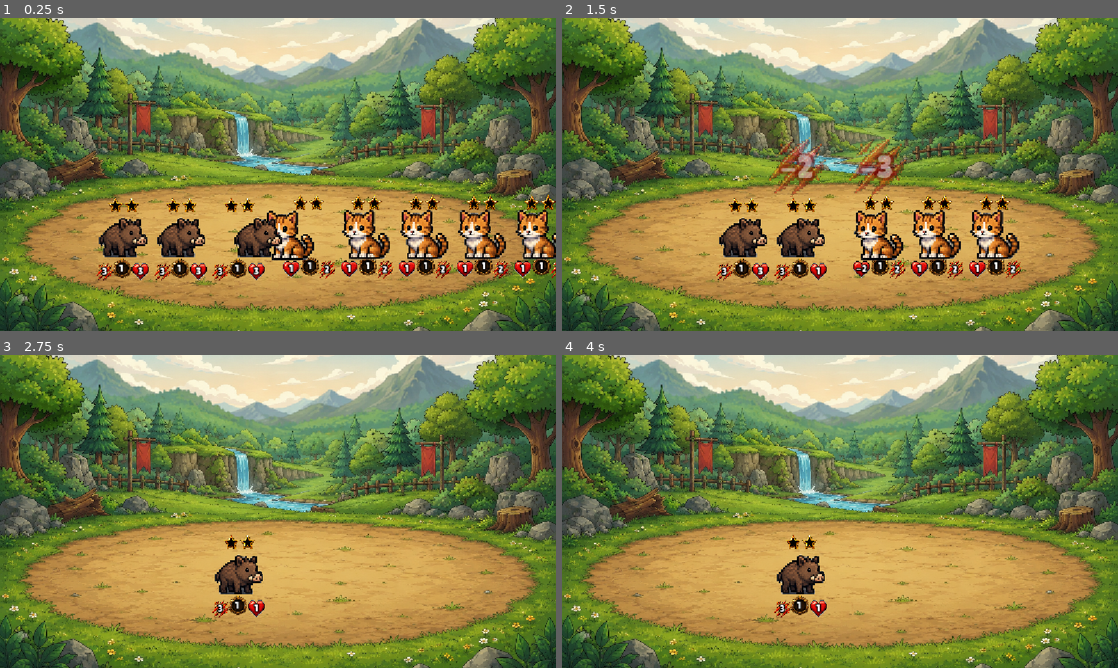
Above: before the commit, frames 1-4 (two rows, left to right).
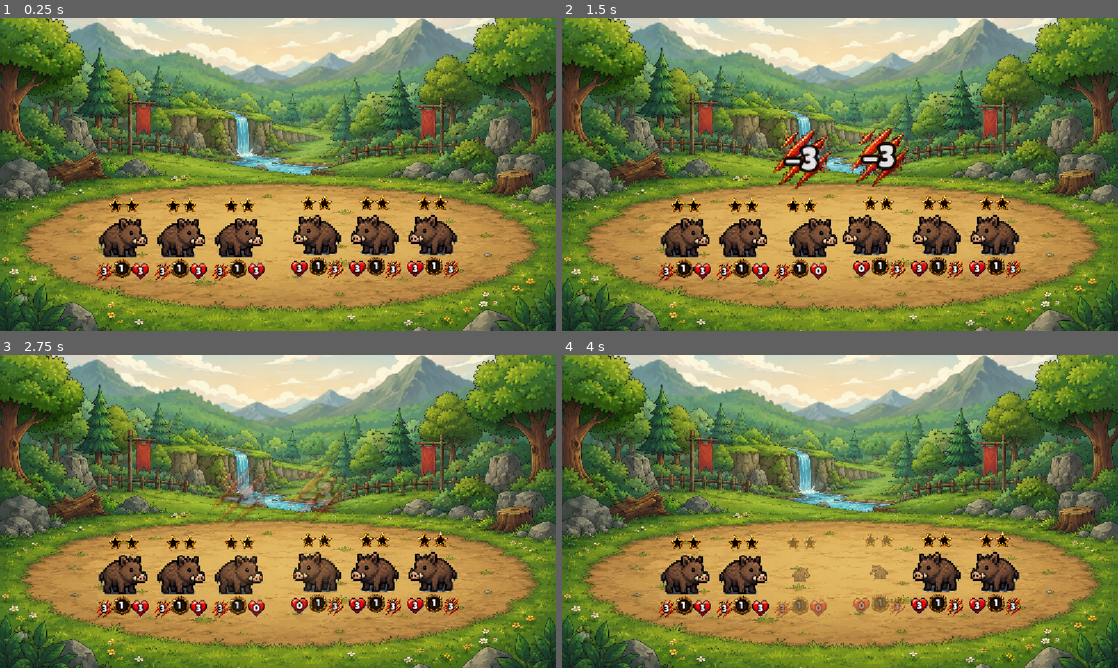
Above: after the commit, the same moments.

Repository: Frayzen/Petic
Game: Godot game, scene res://scene/fight.tscn
The game is run twice, just before and just after one commit, with the same random seed, the same clock (stepped at 60 frames per second) and the same inputs. This scene is started directly instead of the project's main scene.
Inputs (mouse positions are in pixels of both pictures, inside the frame that each line leads up to):
- Up to frame 1 (0.25 s): no input
- Up to frame 2 (1.5 s): move the mouse to (962, 158) at 0.52 s; click (962, 158) at 0.67 s; drag from (728, 190) to (812, 237) at 1.27 s
- Up to frame 3 (2.75 s): move the mouse to (333, 442) at 2.02 s; click (333, 442) at 2.17 s
- Up to frame 4 (4 s): drag from (812, 574) to (673, 464) at 2.77 s; move the mouse to (1006, 558) at 3.52 s; click (1006, 558) at 3.67 s

The runs differ from the first frame. In frame 1, 9.6% of the frame differs, in the area x 38-100%, y 56-84%; in frame 2, 8.2%; in frame 3, 8.1%; in frame 4, 7.0%.

Commit message:
feat: semi working moving forward

Diff:
--- /dev/null
+++ b/scene/damage_indicator.tscn
@@ -0,0 +1,39 @@
+[gd_scene format=3 uid="uid://dxy4oaw2plmjw"]
+
+[ext_resource type="Texture2D" uid="uid://b3jeepxdvmg7x" path="res://ui/icons/attack.png" id="1_5mweu"]
+[ext_resource type="Script" uid="uid://dxb1lknp50o76" path="res://scripts/damage_indicator.gd" id="1_qvlew"]
+[ext_resource type="LabelSettings" uid="uid://b7s73no7jxd8n" path="res://settings/label_damage.tres" id="2_qvlew"]
+
+[node name="DamageIndicator" type="Control" unique_id=166632238 node_paths=PackedStringArray("texture", "label")]
+layout_mode = 3
+anchors_preset = 0
+script = ExtResource("1_qvlew")
+texture = NodePath("Icon")
+label = NodePath("Icon/Label")
+
+[node name="Icon" type="TextureRect" parent="." unique_id=774553846]
+layout_mode = 1
+anchors_preset = 8
+anchor_left = 0.5
+anchor_top = 0.5
+anchor_right = 0.5
+anchor_bottom = 0.5
+offset_left = -61.5
+offset_top = -62.0
+offset_right = 61.5
+offset_bottom = 62.0
+grow_horizontal = 2
+grow_vertical = 2
+texture = ExtResource("1_5mweu")
+
+[node name="Label" type="Label" parent="Icon" unique_id=2016034062]
+layout_mode = 1
+anchors_preset = 15
+anchor_right = 1.0
+anchor_bottom = 1.0
+grow_horizontal = 2
+grow_vertical = 2
+text = "-5"
+label_settings = ExtResource("2_qvlew")
+horizontal_alignment = 1
+vertical_alignment = 1
--- a/scene/fight.tscn
+++ b/scene/fight.tscn
@@ -1,11 +1,12 @@
 [gd_scene format=3 uid="uid://do8wuxlbe70kt"]
 
-[ext_resource type="Script" uid="uid://40rc7x07evlw" path="res://scripts/fighting_manager.gd" id="1_1hhop"]
+[ext_resource type="Script" uid="uid://by1svcvc8ufgk" path="res://scripts/fighting_manager.gd" id="1_1hhop"]
 [ext_resource type="Texture2D" uid="uid://oyrhq6k11oes" path="res://ui/fighting_bg.png" id="1_fj7g7"]
 [ext_resource type="Texture2D" uid="uid://b3jeepxdvmg7x" path="res://ui/icons/attack.png" id="4_hp4i3"]
+[ext_resource type="Script" uid="uid://w8irmuo3s0u6" path="res://scripts/fighting_team_manager.gd" id="4_xs0qa"]
 [ext_resource type="LabelSettings" uid="uid://b7s73no7jxd8n" path="res://settings/label_damage.tres" id="5_xs0qa"]
 
-[node name="Fight" type="Control" unique_id=1799241028 node_paths=PackedStringArray("hostTeam", "otherTeam", "otherDamage", "otherDamageLabel", "hostDamage", "hostDamageLabel")]
+[node name="Fight" type="Control" unique_id=1799241028 node_paths=PackedStringArray("hostTeam", "otherTeam")]
 layout_mode = 3
 anchors_preset = 15
 anchor_right = 1.0
@@ -16,10 +17,6 @@
 script = ExtResource("1_1hhop")
 hostTeam = NodePath("HostTeam")
 otherTeam = NodePath("OtherTeam")
-otherDamage = NodePath("DamageOther")
-otherDamageLabel = NodePath("DamageOther/Label")
-hostDamage = NodePath("DamageHost")
-hostDamageLabel = NodePath("DamageHost/Label")
 
 [node name="TextureRect" type="TextureRect" parent="." unique_id=683411764]
 layout_mode = 1
@@ -32,7 +29,7 @@
 expand_mode = 4
 stretch_mode = 5
 
-[node name="OtherTeam" type="HBoxContainer" parent="." unique_id=62669626]
+[node name="OtherTeam" type="HBoxContainer" parent="." unique_id=62669626 node_paths=PackedStringArray("opponentTeam")]
 custom_minimum_size = Vector2(0, 100)
 custom_maximum_size = Vector2(-1, 100)
 layout_mode = 1
@@ -48,8 +45,10 @@
 grow_vertical = 2
 layout_direction = 2
 theme_override_constants/separation = 20
+script = ExtResource("4_xs0qa")
+opponentTeam = NodePath("../HostTeam")
 
-[node name="HostTeam" type="HBoxContainer" parent="." unique_id=713308173]
+[node name="HostTeam" type="HBoxContainer" parent="." unique_id=713308173 node_paths=PackedStringArray("opponentTeam")]
 custom_minimum_size = Vector2(0, 100)
 custom_maximum_size = Vector2(-1, 100)
 layout_mode = 1
@@ -63,6 +62,9 @@
 offset_bottom = 200.0
 layout_direction = 3
 theme_override_constants/separation = 20
+script = ExtResource("4_xs0qa")
+isHost = true
+opponentTeam = NodePath("../OtherTeam")
 
 [node name="DamageHost" type="TextureRect" parent="." unique_id=509779006]
 modulate = Color(1, 1, 1, 0)
@@ -91,31 +93,3 @@
 label_settings = ExtResource("5_xs0qa")
 horizontal_alignment = 1
 vertical_alignment = 1
-
-[node name="DamageOther" type="TextureRect" parent="." unique_id=231107456]
-modulate = Color(1, 1, 1, 0)
-layout_mode = 1
-anchors_preset = 8
-anchor_left = 0.5
-anchor_top = 0.5
-anchor_right = 0.5
-anchor_bottom = 0.5
-offset_left = 15.0
-offset_top = -77.0
-offset_right = 138.0
-offset_bottom = 47.0
-grow_horizontal = 2
-grow_vertical = 2
-texture = ExtResource("4_hp4i3")
-
-[node name="Label" type="Label" parent="DamageOther" unique_id=2067380626]
-layout_mode = 1
-anchors_preset = 15
-anchor_right = 1.0
-anchor_bottom = 1.0
-grow_horizontal = 2
-grow_vertical = 2
-text = "-5"
-label_settings = ExtResource("5_xs0qa")
-horizontal_alignment = 1
-vertical_alignment = 1
--- a/scene/fighting_animal.tscn
+++ b/scene/fighting_animal.tscn
@@ -1,10 +1,9 @@
 [gd_scene format=3 uid="uid://svvolxfw8rqd"]
 
-[ext_resource type="Script" uid="uid://dwmvssvea0ckn" path="res://scripts/fighting_animal.gd" id="1_3h84c"]
+[ext_resource type="Script" uid="uid://b0elf4fk022cn" path="res://scripts/fighting_animal.gd" id="1_3h84c"]
 [ext_resource type="PackedScene" uid="uid://kd7kb7e0c561" path="res://scene/render_animal.tscn" id="1_f140u"]
 
-[node name="FightingAnimal" type="Control" unique_id=1925862657 node_paths=PackedStringArray("render")]
-custom_minimum_size = Vector2(100, 100)
+[node name="FightingAnimal" type="Control" unique_id=1925862657 node_paths=PackedStringArray("render", "damageSpawner")]
 custom_maximum_size = Vector2(100, 100)
 layout_mode = 3
 anchors_preset = 15
@@ -20,6 +19,7 @@
 size_flags_vertical = 4
 script = ExtResource("1_3h84c")
 render = NodePath("AnimalRender")
+damageSpawner = NodePath("DamageSpawner")
 
 [node name="AnimalRender" parent="." unique_id=1631498872 instance=ExtResource("1_f140u")]
 layout_mode = 1
@@ -28,3 +28,17 @@
 anchor_top = 0.0
 anchor_right = 1.0
 anchor_bottom = 1.0
+offset_right = 0.0
+offset_bottom = 0.0
+
+[node name="DamageSpawner" type="Control" parent="." unique_id=380620358]
+layout_mode = 1
+anchors_preset = 8
+anchor_left = 0.5
+anchor_top = 0.5
+anchor_right = 0.5
+anchor_bottom = 0.5
+offset_top = -162.0
+offset_bottom = -162.0
+grow_horizontal = 2
+grow_vertical = 2
--- a/scene/render_animal.tscn
+++ b/scene/render_animal.tscn
@@ -22,6 +22,30 @@
 "transitions": PackedFloat32Array(1),
 "update": 0,
 "values": [Vector2(0, 0)]
+}
+tracks/1/type = "value"
+tracks/1/imported = false
+tracks/1/enabled = true
+tracks/1/path = NodePath(".:scale")
+tracks/1/interp = 1
+tracks/1/loop_wrap = true
+tracks/1/keys = {
+"times": PackedFloat32Array(0),
+"transitions": PackedFloat32Array(1),
+"update": 0,
+"values": [Vector2(1, 1)]
+}
+tracks/2/type = "value"
+tracks/2/imported = false
+tracks/2/enabled = true
+tracks/2/path = NodePath("../..:modulate")
+tracks/2/interp = 1
+tracks/2/loop_wrap = true
+tracks/2/keys = {
+"times": PackedFloat32Array(0),
+"transitions": PackedFloat32Array(1),
+"update": 0,
+"values": [Color(1, 1, 1, 1)]
 }
 
 [sub_resource type="Animation" id="Animation_mysmt"]
@@ -54,10 +78,39 @@
 }]
 }
 
+[sub_resource type="Animation" id="Animation_udcka"]
+resource_name = "death"
+length = 0.5
+tracks/0/type = "value"
+tracks/0/imported = false
+tracks/0/enabled = true
+tracks/0/path = NodePath(".:scale")
+tracks/0/interp = 1
+tracks/0/loop_wrap = true
+tracks/0/keys = {
+"times": PackedFloat32Array(0, 0.2, 0.5),
+"transitions": PackedFloat32Array(2.2191386, 0.34151018, 3.605001),
+"update": 0,
+"values": [Vector2(1, 1), Vector2(1.1, 1.1), Vector2(0, 0)]
+}
+tracks/1/type = "value"
+tracks/1/imported = false
+tracks/1/enabled = true
+tracks/1/path = NodePath("../..:modulate")
+tracks/1/interp = 1
+tracks/1/loop_wrap = true
+tracks/1/keys = {
+"times": PackedFloat32Array(0, 0.5),
+"transitions": PackedFloat32Array(1, 1),
+"update": 0,
+"values": [Color(1, 1, 1, 1), Color(1, 1, 1, 0)]
+}
+
 [sub_resource type="AnimationLibrary" id="AnimationLibrary_cjc7v"]
 _data = {
 &"RESET": SubResource("Animation_cjc7v"),
-&"attack": SubResource("Animation_mysmt")
+&"attack": SubResource("Animation_mysmt"),
+&"death": SubResource("Animation_udcka")
 }
 
 [node name="AnimalRender" type="Control" unique_id=624756530 node_paths=PackedStringArray("animator", "animalSprite", "healthLabel", "attackLabel", "levelLabel", "selectedTexture", "attackTexture", "healthTexture", "levelTexture", "stars", "orientation")]
@@ -69,6 +122,8 @@
 anchor_top = 0.5
 anchor_right = 0.5
 anchor_bottom = 0.5
+offset_right = 100.0
+offset_bottom = 100.0
 grow_horizontal = 2
 grow_vertical = 2
 size_flags_horizontal = 4
--- /dev/null
+++ b/scripts/async_util.gd
@@ -0,0 +1,27 @@
+class_name AsyncUtils
+extends RefCounted
+
+# Helper class to track multiple signals
+class _SignalWaiter:
+    var _remaining: int
+    signal all_completed
+
+    func _init(signals: Array):
+        _remaining = signals.size()
+        if _remaining == 0:
+            all_completed.emit()
+            return
+
+        for sig in signals:
+            sig.connect(_on_signal_emitted, CONNECT_ONE_SHOT)
+
+    func _on_signal_emitted():
+        _remaining -= 1
+        if _remaining == 0:
+            all_completed.emit()
+
+static func await_all(signals: Array) -> void:
+    if signals.is_empty():
+        return
+    var waiter = _SignalWaiter.new(signals)
+    await waiter.all_completed
--- /dev/null
+++ b/scripts/damage_indicator.gd
@@ -0,0 +1,18 @@
+class_name DamageIndicator
+extends Control
+
+@export var texture : TextureRect
+@export var label : Label
+
+var damageAmount : int
+
+# Called when the node enters the scene tree for the first time.
+func _ready() -> void:
+    label.text = "-" + str(damageAmount)
+
+    var tween = create_tween()
+    texture.modulate.a = 1
+    var invAnimSpeed = (1 / FightingManager.animationSpeed)
+    var delay = 0.4 * invAnimSpeed
+    tween.tween_property(texture, "modulate:a", 0.0, delay)
+    tween.tween_callback(queue_free).set_delay(delay)
--- a/scripts/fighting_animal.gd
+++ b/scripts/fighting_animal.gd
@@ -2,28 +2,58 @@
 extends Control
 
 @export var render : AnimalRender
+@export var damageSpawner : Control
 
 var data : AnimalData
+var attackTarget : FightingAnimal
+var teamManager: FightingTeamManager
 
-func setData(animalData : AnimalData, isHost : bool):
-    data = animalData
-    if not isHost:
-        render.orientation.scale.x = 1
-    render.setData(data)
+var damageIndicator = preload("res://scene/damage_indicator.tscn")
 
-func attack():
-    render.animator.play("attack")
+signal endOfAttack
 
-func damaged(opponent : FightingAnimal):
-    print("OPPONENT " + opponent.data.name +" DEALS " + str(opponent.data.attack))
-    print("BEF HEALTH " + str(data.health))
-    data.health -= opponent.data.attack
-    print("NEW HEALTH " + str(data.health))
-    render.update()
+func _ready() -> void:
+	render.damage_dealt.connect(attackComplete)
 
+func setup(team: FightingTeamManager, animalData : AnimalData, isHost : bool):
+	teamManager = team
+	data = animalData
+	if not isHost:
+		render.orientation.scale.x = 1
+	render.setData(data)
 
-func endOfAnimationEvent():
-    return render.animator.animation_finished
+func attack(target : FightingAnimal):
+	attackTarget = target
+	render.animator.queue("attack")
+	await render.animator.animation_finished
+	await checkDeath()
+	endOfAttack.emit()
+
+func damaged(amount : int):
+	var damageIndicatorInstance : DamageIndicator = damageIndicator.instantiate()
+	damageIndicatorInstance.damageAmount = amount
+	damageSpawner.add_child(damageIndicatorInstance)
+	data.health -= amount
+	render.modulate = Color.from_rgba8(255, 100, 100, 255)
+	await get_tree().create_timer(0.1 * FightingManager.animationSpeed).timeout
+	render.modulate = Color.from_rgba8(255, 255, 255, 255)
+	render.update()
+
+func checkDeath():
+	if data.health <= 0:
+		render.animator.queue("death")
+		await render.animator.animation_finished
+		modulate.a = 0
+		await die()
 
 func die():
-    print("DEAD")
+	await teamManager.remove(self)
+	var invAnimSpeed = (1 / FightingManager.animationSpeed)
+	var delay = 0.4 * invAnimSpeed
+	var tween = create_tween()
+	tween.tween_property(self, "custom_maximum_size:x", 0.0, delay)
+	await tween.finished
+	queue_free()
+
+func attackComplete():
+	attackTarget.damaged(data.attack)
--- a/scripts/fighting_manager.gd
+++ b/scripts/fighting_manager.gd
@@ -1,101 +1,32 @@
+class_name FightingManager
 extends Control
 
-const animationSpeed : float = 1
+const animationSpeed : float = 0.2
 
-@export var hostTeam : HBoxContainer
-@export var otherTeam : HBoxContainer
+static var instance: FightingManager
 
-@export var otherDamage : TextureRect
-@export var otherDamageLabel : Label
-@export var hostDamage : TextureRect
-@export var hostDamageLabel : Label
+@export var hostTeam : FightingTeamManager
+@export var otherTeam : FightingTeamManager
 
-var fightAnimal = preload("res://scene/fighting_animal.tscn")
+func getAllAnimals() -> Array[FightingAnimal]:
+	return hostTeam.animals + otherTeam.animals
 
-var hostFightAnimals : Array[FightingAnimal] = []
-var otherFightAnimals : Array[FightingAnimal] = []
-
-# Called when the node enters the scene tree for the first time.
 func _ready() -> void:
-	var hostAnimalDatas : Array[AnimalData] = []
-	var otherAnimalDatas : Array[AnimalData] = []
-
-	for i in range(3):
-		var boar : AnimalData = load("res://animals/boar.tres").duplicate()
-		boar.health = boar.baseHealth
-		boar.attack = boar.baseAttack
-		hostAnimalDatas.append(boar)
-	hostAnimalDatas.append(null)
-	hostAnimalDatas.append(null)
-	for i in range(5):
-		var cat : AnimalData = load("res://animals/cat.tres").duplicate()
-		cat.health = cat.baseHealth
-		cat.attack = cat.baseAttack
-		otherAnimalDatas.append(cat)
-
-	for animalData in hostAnimalDatas:
-		summon(animalData, true)
-	for animalData in otherAnimalDatas:
-		summon(animalData, false)
-
-	# prepare fight
-	for animal in hostFightAnimals:
-		animal.render.damage_dealt.connect(_showDamages)
-
-	setAnimationSpeed()
+	instance = self
+	for animal in getAllAnimals():
+		animal.render.animator.speed_scale = animationSpeed
 	fight()
 
 
-func summon(animalData : AnimalData, isHostTeam : bool):
-	if animalData == null:
-		return
-
-	var fightingAnimal : FightingAnimal = fightAnimal.instantiate()
-	fightingAnimal.setData(animalData, isHostTeam)
-	if isHostTeam:
-		hostFightAnimals.append(fightingAnimal)
-		hostTeam.add_child(fightingAnimal)
-	else:
-		otherFightAnimals.append(fightingAnimal)
-		otherTeam.add_child(fightingAnimal)
-
-func _showDamages():
-
-	hostFightAnimals[0].damaged(otherFightAnimals[0])
-	otherFightAnimals[0].damaged(hostFightAnimals[0])
-
-	var tween = create_tween()
-	otherDamageLabel.text = "-" + str(hostFightAnimals[0].data.attack)
-	hostDamageLabel.text = "-" + str(otherFightAnimals[0].data.attack)
-
-	hostDamage.modulate.a = 1
-	otherDamage.modulate.a = 1
-	var invAnimSpeed = (1 / animationSpeed)
-	tween.tween_property(hostDamage, "modulate:a", 0.0, 0.4 * invAnimSpeed)
-	tween.parallel().tween_property(otherDamage, "modulate:a", 0.0, 0.4 * invAnimSpeed)
-
-func setAnimationSpeed():
-	for animal in hostFightAnimals:
-		animal.render.animator.speed_scale = animationSpeed
-	for animal in otherFightAnimals:
-		animal.render.animator.speed_scale = animationSpeed
-
-func checkDeath(animals : Array[FightingAnimal]):
-	for animal in animals:
-		if animal.data.health <= 0:
-			animal.die()
-			animals.erase(animal)
-			animal.queue_free()
-
-
-
+func mutualAttack():
+	hostTeam.front().attack(otherTeam.front())
+	otherTeam.front().attack(hostTeam.front())
+	await AsyncUtils.await_all([
+		hostTeam.front().endOfAttack,
+		otherTeam.front().endOfAttack,
+	])
 func fight():
 	while true:
-		hostFightAnimals[0].attack()
-		otherFightAnimals[0].attack()
-		await hostFightAnimals[0].endOfAnimationEvent()
-
-		checkDeath(hostFightAnimals)
-		checkDeath(otherFightAnimals)
-		if hostFightAnimals.is_empty() or otherFightAnimals.is_empty():
+		await mutualAttack()
+		if hostTeam.animals.is_empty() or otherTeam.animals.is_empty():
 			return
--- /dev/null
+++ b/scripts/fighting_team_manager.gd
@@ -0,0 +1,37 @@
+class_name FightingTeamManager
+extends HBoxContainer
+
+@export var isHost : bool
+@export var opponentTeam : FightingTeamManager
+
+var fightAnimal = preload("res://scene/fighting_animal.tscn")
+var animals : Array[FightingAnimal] = []
+
+func _ready() -> void:
+	var animalDatas : Array[AnimalData] = []
+
+	for i in range(3):
+		var boar : AnimalData = load("res://animals/boar.tres").duplicate()
+		boar.health = boar.baseHealth
+		boar.attack = boar.baseAttack
+		animalDatas.append(boar)
+	animalDatas.append(null)
+	animalDatas.append(null)
+
+	for animalData in animalDatas:
+		summon(animalData)
+
+func front():
+	return animals.front()
+
+func summon(animalData : AnimalData):
+	if animalData == null:
+		return
+	var fightingAnimal : FightingAnimal = fightAnimal.instantiate()
+	fightingAnimal.setup(self, animalData, isHost)
+	fightingAnimal.size_flags_horizontal = Control.SIZE_EXPAND_FILL
+	animals.append(fightingAnimal)
+	add_child(fightingAnimal)
+
+func remove(animal : FightingAnimal):
+	animals.erase(animal)
--- a/scripts/market.gd
+++ b/scripts/market.gd
@@ -2,7 +2,6 @@
 extends Control
 
 static var instance: Market
-
 
 static var selected = null
 
@@ -19,43 +18,43 @@
 
 # Called when the node enters the scene tree for the first time.
 func _ready() -> void:
-	instance = self
-	for i in range(3):
-		var shop_animal = shop_animal_scene.instantiate()
-		shop_animals.append(shop_animal)
-		shop_holder.add_child(shop_animal)
+    instance = self
+    for i in range(3):
+        var shop_animal = shop_animal_scene.instantiate()
+        shop_animals.append(shop_animal)
+        shop_holder.add_child(shop_animal)
 
-	for i in range(5):
-		var team_animal = team_animal_scene.instantiate()
-		team_animals.append(team_animal)
-		team_holder.add_child(team_animal)
+    for i in range(5):
+        var team_animal = team_animal_scene.instantiate()
+        team_animals.append(team_animal)
+        team_holder.add_child(team_animal)
 
 func buy(team_animal: TeamAnimal, shop_animal : ShopAnimal) -> bool:
-	if coins < 3:
-		return false
-	if team_animal.data != null:
-		if team_animal.data.name == shop_animal.data.name:
-			coins -= 3
-			team_animal.increaseXp()
-			shop_animal.bought()
-			return true
-		return false
-	coins -= 3
-	team_animal.update(shop_animal.data)
-	shop_animal.bought()
-	return true
+    if coins < 3:
+        return false
+    if team_animal.data != null:
+        if team_animal.data.name == shop_animal.data.name:
+            coins -= 3
+            team_animal.increaseXp()
+            shop_animal.bought()
+            return true
+        return false
+    coins -= 3
+    team_animal.update(shop_animal.data)
+    shop_animal.bought()
+    return true
 
 func refresh() -> bool:
-	if coins < 1:
-		return false
-	for shop_animal in shop_animals:
-		shop_animal.generate()
-	coins -= 1
-	if selected != null and selected is ShopAnimal:
-		selected = null
-	return true
+    if coins < 1:
+        return false
+    for shop_animal in shop_animals:
+        shop_animal.generate()
+    coins -= 1
+    if selected != null and selected is ShopAnimal:
+        selected = null
+    return true
 
 func _unhandled_input(event: InputEvent):
-	if event is InputEventMouseButton:
-		if event.button_index == MOUSE_BUTTON_LEFT and event.pressed:
-			selected = null
+    if event is InputEventMouseButton:
+        if event.button_index == MOUSE_BUTTON_LEFT and event.pressed:
+            selected = null
--- a/settings/label_damage.tres
+++ b/settings/label_damage.tres
@@ -6,4 +6,4 @@
 font = ExtResource("1_36xrg")
 font_size = 65
 outline_size = 25
-outline_color = Color(0.40390328, 8.4228816e-07, 9.62615e-08, 1)
+outline_color = Color(0, 0, 0, 1)
Not shown, added: scripts/async_util.gd.uid
Not shown, added: scripts/damage_indicator.gd.uid
Not shown, changed: scripts/fighting_animal.gd.uid
Not shown, changed: scripts/fighting_manager.gd.uid
Not shown, added: scripts/fighting_team_manager.gd.uid
